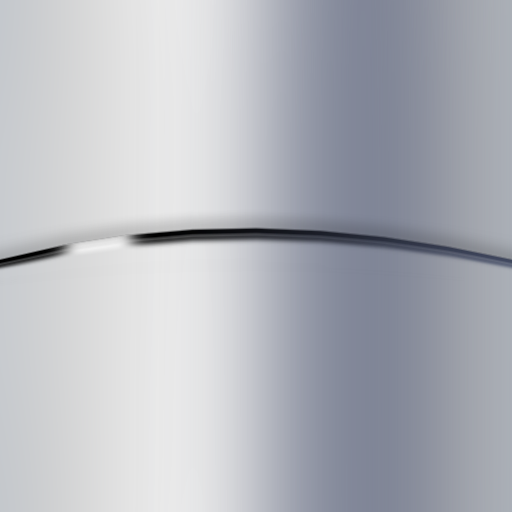
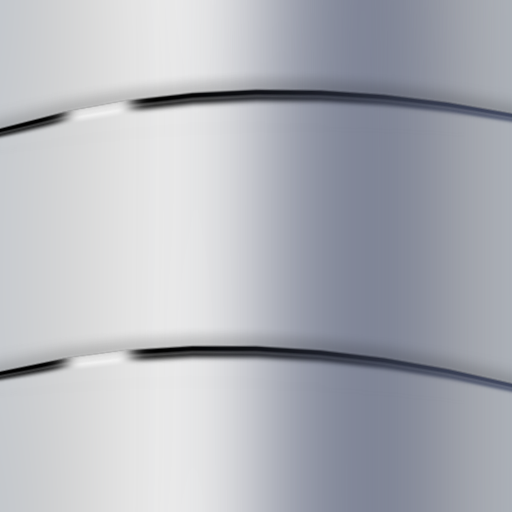
Layered file, before and after one edit (w=512, h=512). Changes by layer:
added layer "Layer 1 copy" above "Layer 1" over [0, 328, 512, 395]
painted on "Layer 1" over [0, 72, 512, 271]
